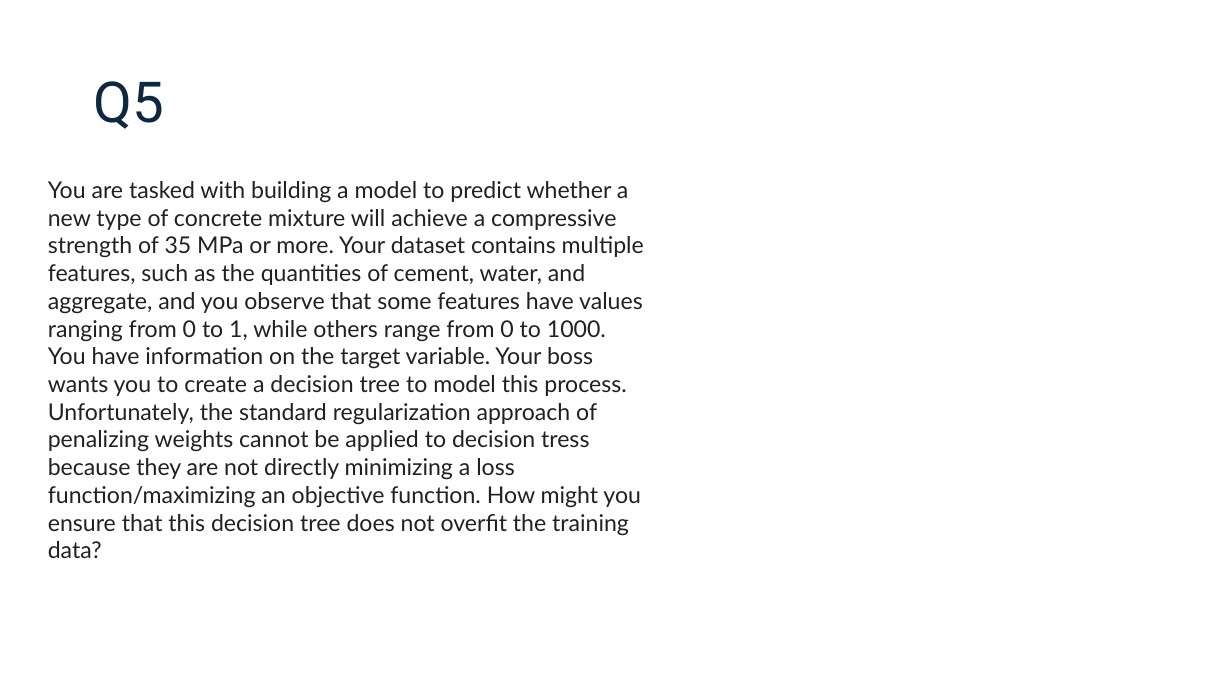
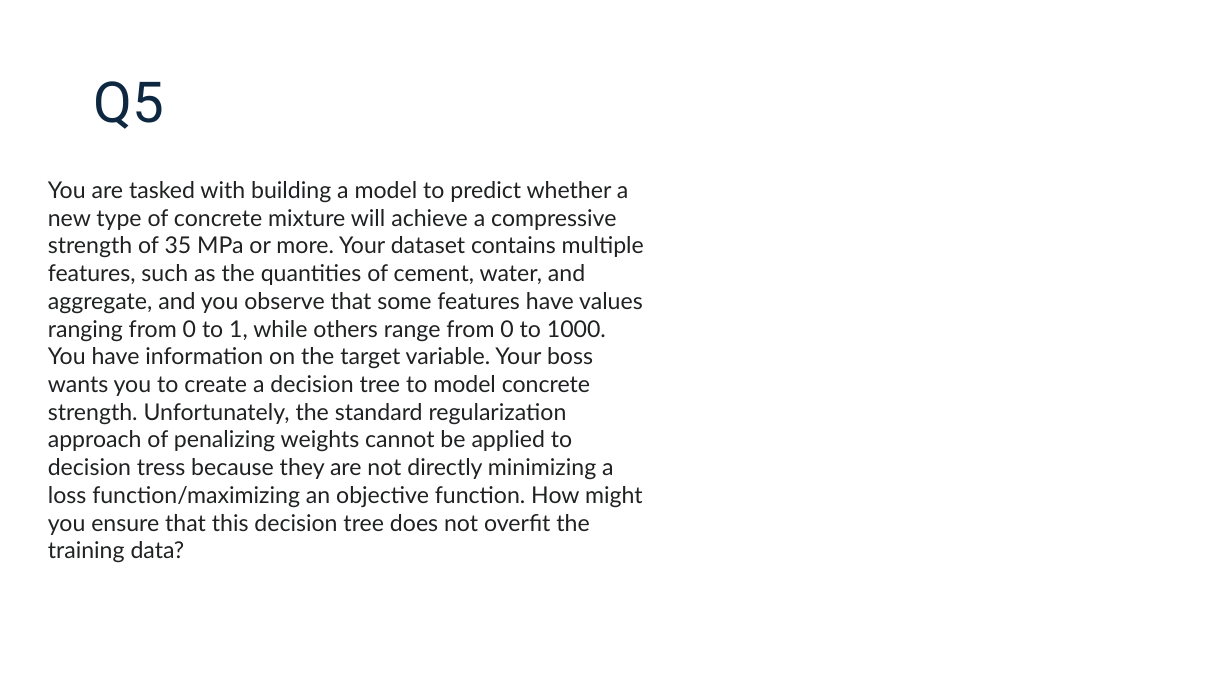
Before and after one commit to connordouglas10/DS-Tech-2025January, a slide deck: slide 12 of Modules/Module5/Slides 5.pptx (slide 13 before the commit). Drawn at 1232x693 pixels with LibreOffice and Linux fonts; fonts in the diff are those of the drawing. Boxes give left, top, right and bottom in pixels: in the first picture for what was removed or moved away, otherwise in the second. Text is boxed around its words. In the diff, an @@ line names an element or a change of style, - is before the commit and + after.

```diff
--- a/Modules/Module5/Slides 5.pptx
+++ b/Modules/Module5/Slides 5.pptx
@@ text at (48,181,644,563): text changed @@
-You are tasked with building a model to predict whether a new type of concrete mixture will achieve a compressive strength of 35 MPa or more. Your dataset contains multiple features, such as the quantities of cement, water, and aggregate, and you observe that some features have values ranging from 0 to 1, while others range from 0 to 1000. You have information on the target variable. Your boss wants you to create a decision tree to model this process. Unfortunately, the standard regularization approach of penalizing weights cannot be applied to decision tress because they are not directly minimizing a loss function/maximizing an objective function. How might you ensure that this decision tree does not overfit the training data?
+You are tasked with building a model to predict whether a new type of concrete mixture will achieve a compressive strength of 35 MPa or more. Your dataset contains multiple features, such as the quantities of cement, water, and aggregate, and you observe that some features have values ranging from 0 to 1, while others range from 0 to 1000. You have information on the target variable. Your boss wants you to create a decision tree to model concrete strength. Unfortunately, the standard regularization approach of penalizing weights cannot be applied to decision tress because they are not directly minimizing a loss function/maximizing an objective function. How might you ensure that this decision tree does not overfit the training data?
```
Also in this commit, not shown: 7 other slides changed, 25 slides added, 1 slide removed, 6 other files.
